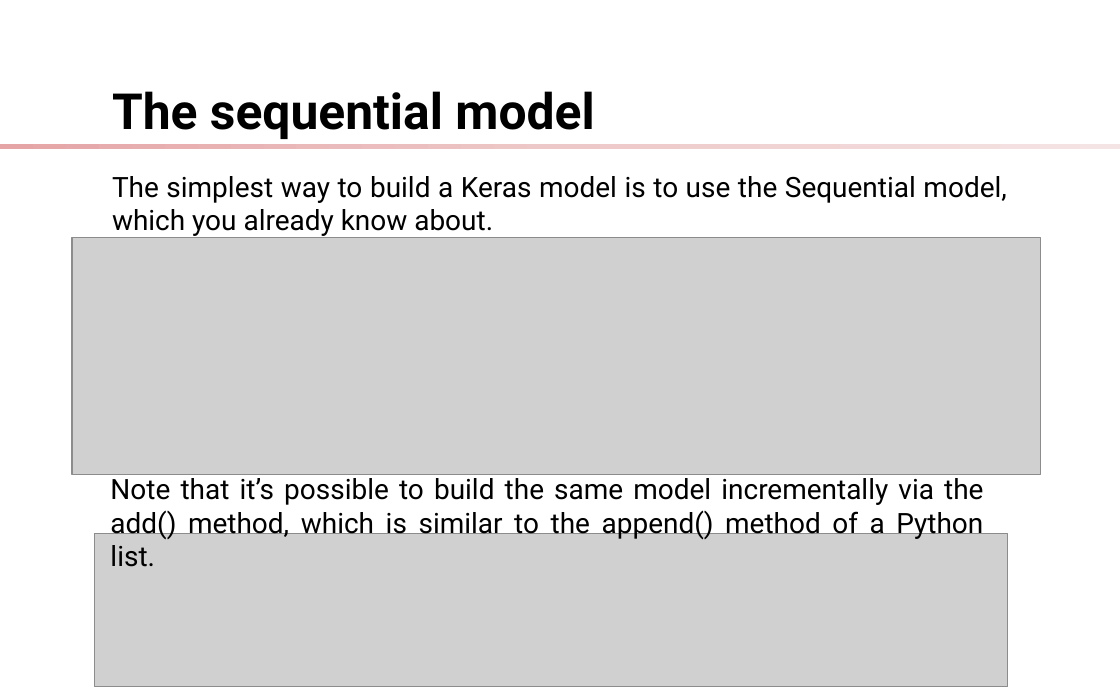
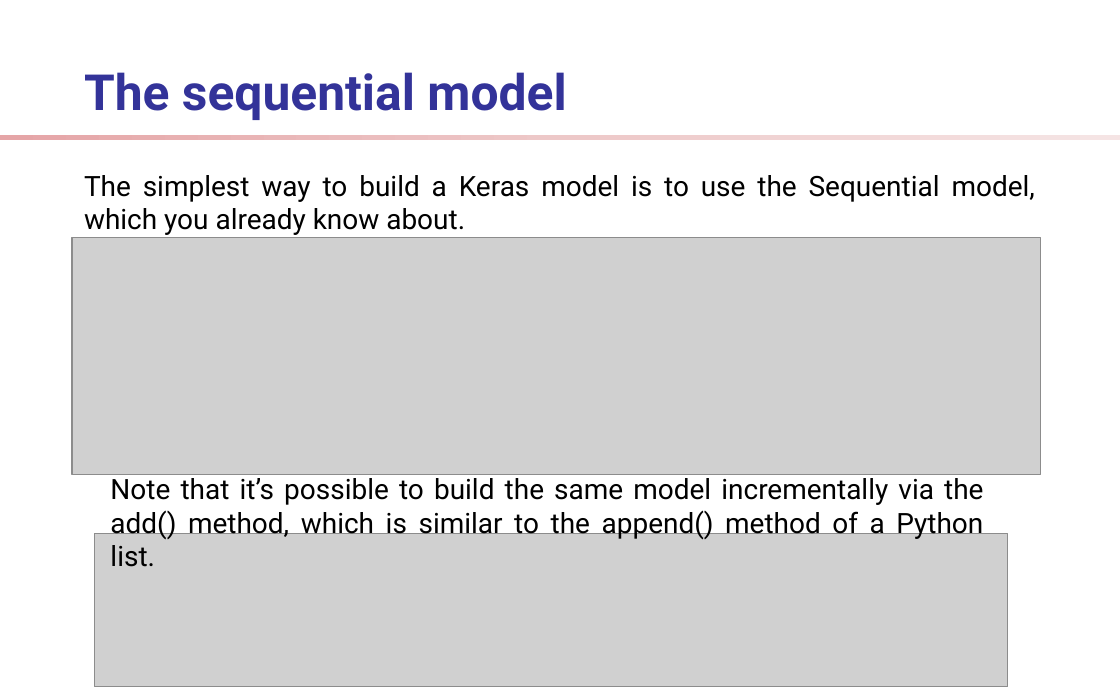
Before and after one commit to ShelpAm/learn-deep-learning, a slide deck: slide 8 of docs/presentation.odp. Drawn at 1120x700 pixels with LibreOffice and Linux fonts; fonts in the diff are those of the drawing; grey boxes stand for pictures; background and template pictures are left out. Boxes give left, top, right and bottom in pixels: in the first picture for what was removed or moved away, otherwise in the second. Text is boxed around its words. In the diff, an @@ line names an element or a change of style, - is before the commit and + after.

```diff
--- a/docs/presentation.odp
+++ b/docs/presentation.odp
@@ title "The sequential model": place and size @@
-title "The sequential model" at (112,91,594,139)
+title "The sequential model" at (84,72,566,120)
@@ title "The sequential model" at (84,72,566,120): text colour #000000 to #333399 @@
@@ rectangle: place and size @@
-rectangle at (0,144,1120,149)
+rectangle at (0,136,1120,140)
@@ text "The simplest way to build ...": place and size @@
-text "The simplest way to build ..." at (112,176,1006,236)
+text "The simplest way to build ..." at (84,175,1035,235)
@@ text "The simplest way to build ..." at (84,175,1035,235): more space between paragraphs @@
```
Also in this commit, not shown: 19 other slides changed, 6 slides added, 5 other files.
